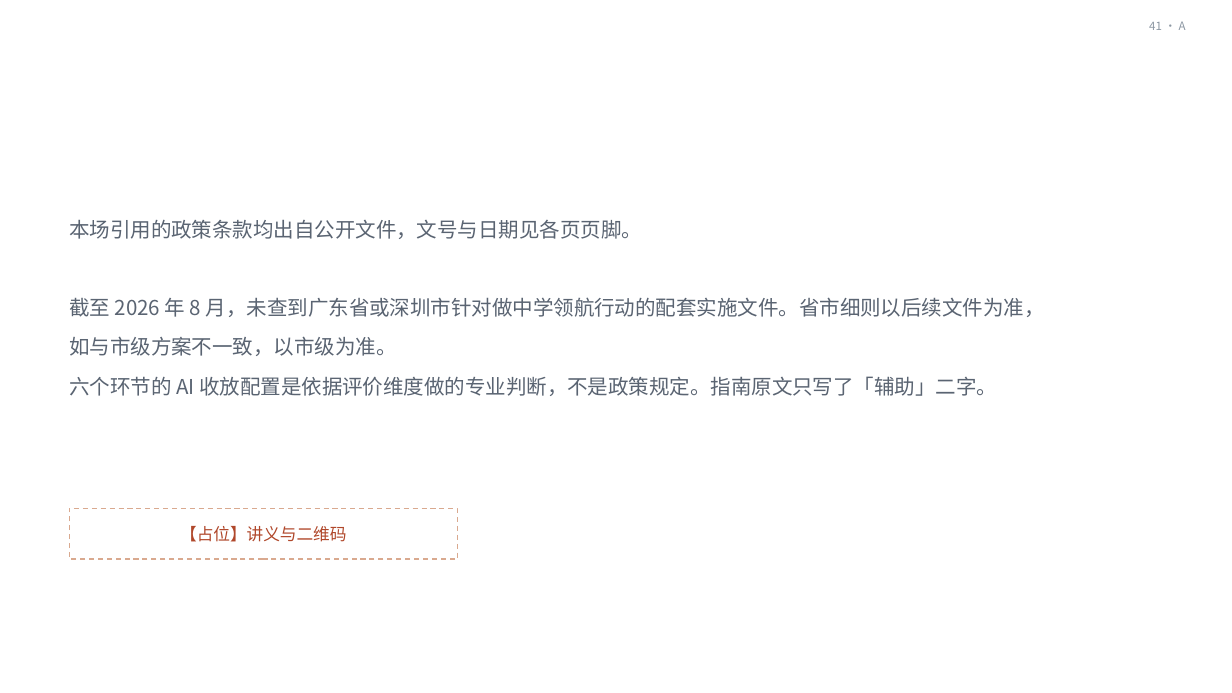
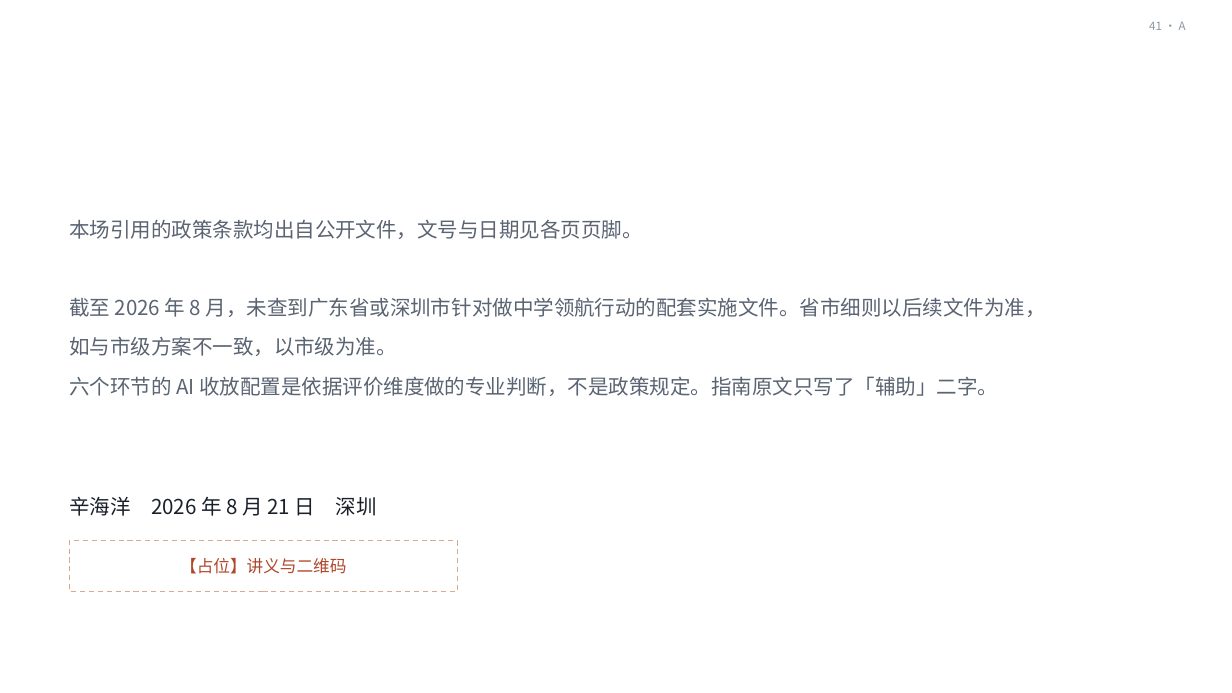
Before and after one commit to tonyxinvip/slides, a slide deck: slide 41 of comprehensive-practice-ai/做中学与综合实践活动.pptx. Drawn at 1232x693 pixels with LibreOffice and Linux fonts; fonts in the diff are those of the drawing. Boxes give left, top, right and bottom in pixels: in the first picture for what was removed or moved away, otherwise in the second. Text is boxed around its words. In the diff, an @@ line names an element or a change of style, - is before the commit and + after.

```diff
--- a/comprehensive-practice-ai/做中学与综合实践活动.pptx
+++ b/comprehensive-practice-ai/做中学与综合实践活动.pptx
@@ text added at (69, 497, 377, 516), 16 pt, text #1A2029 @@
+辛海洋 2026 年 8 月 21 日 深圳
@@ text "【占位】讲义与二维码": place and size @@
-text "【占位】讲义与二维码" at (180, 526, 346, 542)
+text "【占位】讲义与二维码" at (180, 558, 346, 574)
@@ rectangle: place and size @@
-rectangle at (69, 508, 457, 559)
+rectangle at (69, 541, 457, 592)
```
Also in this commit, not shown: 7 other files.
